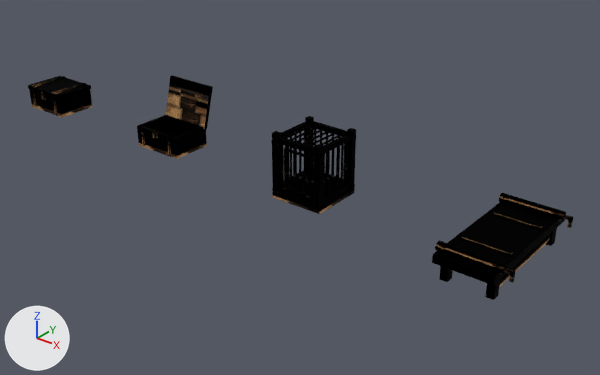
A saved change to the glTF model assets/packs/underkeep/models/underkeep.glb.
Before and after are seen from a camera (50 mm lens) standing at (10.62, -7.29, 4.56) and looking at (4.56, 0.28, -0.13). Lighting does not change. The marker at lower left points along +X, +Y and +Z. The picture after the commit comes second. Vertices at exactly the same position are counted once.

The first picture shows 'Underkeep-cage', 'Underkeep-chest-closed', 'Underkeep-chest-open', 'Underkeep-rack'.
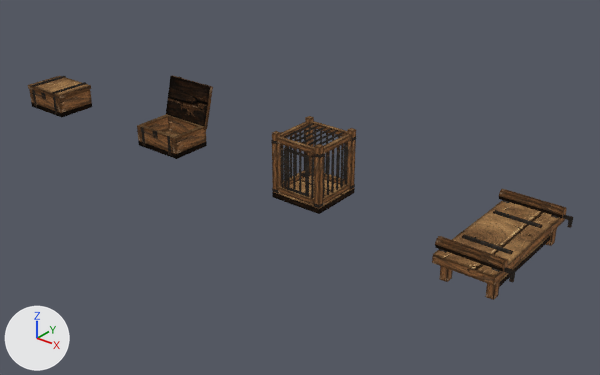
Where the change shows, as pixel boxes [x1, y1, x2, y2] in the pictures (600 x 375 px; the box of a moved part takes in the faces that stretch with it):
'Underkeep-rack', reshaped
    before: [432, 193, 573, 300]
    after: [432, 189, 573, 300]
part 1 of me_underkeep_cage, surface changed (black to brown)
    both: [271, 116, 356, 214]
part 2 of me_underkeep_chest_closed, moved or reshaped
    both: [28, 76, 91, 99]
part 3 of me_underkeep_chest_closed, added
    after: [31, 76, 66, 87]
part 4 of me_underkeep_chest_closed, added
    after: [52, 82, 87, 94]
part 5 of me_underkeep_chest_closed, deleted
    before: [32, 76, 66, 87]
part 6 of me_underkeep_chest_closed, deleted
    before: [52, 83, 86, 94]
part 7 of me_underkeep_chest_closed, moved or reshaped
    before: [29, 89, 92, 115]
    after: [29, 89, 92, 113]
part 8 of me_underkeep_chest_closed, surface changed
    both: [31, 90, 92, 117]
part 9 of me_underkeep_chest_open, moved or reshaped
    both: [166, 76, 213, 130]
part 10 of me_underkeep_chest_open, moved or reshaped
    before: [137, 115, 206, 156]
    after: [137, 114, 206, 154]
part 11 of me_underkeep_chest_open, surface changed
    both: [138, 127, 207, 159]
part 12 of me_underkeep_rack, added (brown)
    after: [435, 236, 509, 272]
part 13 of me_underkeep_rack, added (brown)
    after: [499, 189, 567, 218]
part 14 of me_underkeep_rack, deleted
    before: [435, 193, 566, 275]
part 15 of me_underkeep_rack, surface changed (black to brown)
    both: [432, 201, 573, 300]

Patch to the scene script:
```diff
--- a/assets/packs/underkeep/models/underkeep.glb.py
+++ b/assets/packs/underkeep/models/underkeep.glb.py
@@ me_underkeep_cage @@
 me_underkeep_cage.from_pydata(...)  # 448 vertices, 672 faces; spans x -0.361..0.361, y -0.371..0.361, z 0.0..0.85
+# me_underkeep_cage part 1: texture (UV) coordinates of 672 of 672 faces, centred in x -0.361..0.361, y -0.371..0.361, z 0.0..0.85, changed; they spanned u 0.02..0.98, v 0.02..0.98 and now span u 0.0..0.99, v 0.0..0.22
 me_underkeep_cage.materials.append(mat_underkeep_cage)
@@ me_underkeep_chest_closed @@
-me_underkeep_chest_closed.from_pydata(...)  # 120 vertices, 192 faces; spans x -0.39..0.39, y -0.312..0.308, z 0.0..0.368
+me_underkeep_chest_closed.from_pydata(...)  # 116 vertices, 192 faces; spans x -0.39..0.39, y -0.312..0.308, z 0.0..0.376
+# me_underkeep_chest_closed part 2: the loose piece of 8 vertices spanning x -0.39..0.39, y -0.3..0.3, z 0.298..0.352 is moved by (0.0, 0.0, 0.003)
+# me_underkeep_chest_closed part 3: a new loose piece, a box spanning x -0.282..-0.237, y -0.305..0.305, z 0.356..0.376, in mat_underkeep_chest_closed
+# me_underkeep_chest_closed part 4: a new loose piece, a box spanning x 0.237..0.282, y -0.305..0.305, z 0.356..0.376, in mat_underkeep_chest_closed
+# me_underkeep_chest_closed part 5: the loose piece of 8 vertices spanning x -0.282..-0.237, y -0.3..0.3, z 0.352..0.368 is deleted
+# me_underkeep_chest_closed part 6: the loose piece of 8 vertices spanning x 0.237..0.282, y -0.3..0.3, z 0.352..0.368 is deleted
+# me_underkeep_chest_closed part 7: 24 vertices removed from x -0.38..0.38, y -0.29..0.29, z 0.035..0.295; 20 vertices added at x -0.38..0.38, y -0.29..0.29, z 0.07..0.3
+# me_underkeep_chest_closed part 8: 108 kept faces spanning x -0.38..0.38, y -0.312..0.308, z 0.0..0.315 get new texture (UV) coordinates
 me_underkeep_chest_closed.materials.append(mat_underkeep_chest_closed)
@@ me_underkeep_chest_open @@
-me_underkeep_chest_open.from_pydata(...)  # 120 vertices, 192 faces; spans x -0.39..0.39, y -0.312..0.47, z 0.0..0.842
+me_underkeep_chest_open.from_pydata(...)  # 116 vertices, 192 faces; spans x -0.39..0.39, y -0.312..0.48, z 0.0..0.841
+# me_underkeep_chest_open part 9: the loose piece of 8 vertices spanning x -0.39..0.39, y 0.247..0.456, z 0.248..0.842 is moved by (0.0, 0.003, -0.001)
+# me_underkeep_chest_open part 10: 24 vertices removed from x -0.38..0.38, y -0.29..0.29, z 0.035..0.295; 20 vertices added at x -0.38..0.38, y -0.29..0.29, z 0.07..0.3
+# me_underkeep_chest_open part 11: 108 kept faces spanning x -0.38..0.38, y -0.312..0.308, z 0.0..0.315 get new texture (UV) coordinates
+# other edits to the shape of me_underkeep_chest_open do not show in these pictures
 me_underkeep_chest_open.materials.append(mat_underkeep_chest_open)
@@ me_underkeep_rack @@
-me_underkeep_rack.from_pydata(...)  # 232 vertices, 348 faces; spans x -0.37..0.47, y -0.85..0.85, z 0.0..0.41
+me_underkeep_rack.from_pydata(...)  # 168 vertices, 260 faces; spans x -0.37..0.47, y -0.85..0.85, z 0.0..0.47
+# me_underkeep_rack part 12: a new loose piece, an 8-sided cylinder along x spanning x -0.37..0.37, y -0.76..-0.63, z 0.34..0.47, in mat_underkeep_rack
+# me_underkeep_rack part 13: a new loose piece, an 8-sided cylinder along x spanning x -0.37..0.37, y 0.63..0.76, z 0.34..0.47, in mat_underkeep_rack
+# me_underkeep_rack part 14: 12 loose pieces with 96 vertices, spanning x -0.37..0.37, y -0.75..0.75, z 0.31..0.41, are deleted
+# me_underkeep_rack part 15: 204 kept faces spanning x -0.34..0.47, y -0.85..0.85, z 0.0..0.4 get new texture (UV) coordinates
 me_underkeep_rack.materials.append(mat_underkeep_rack)
```
